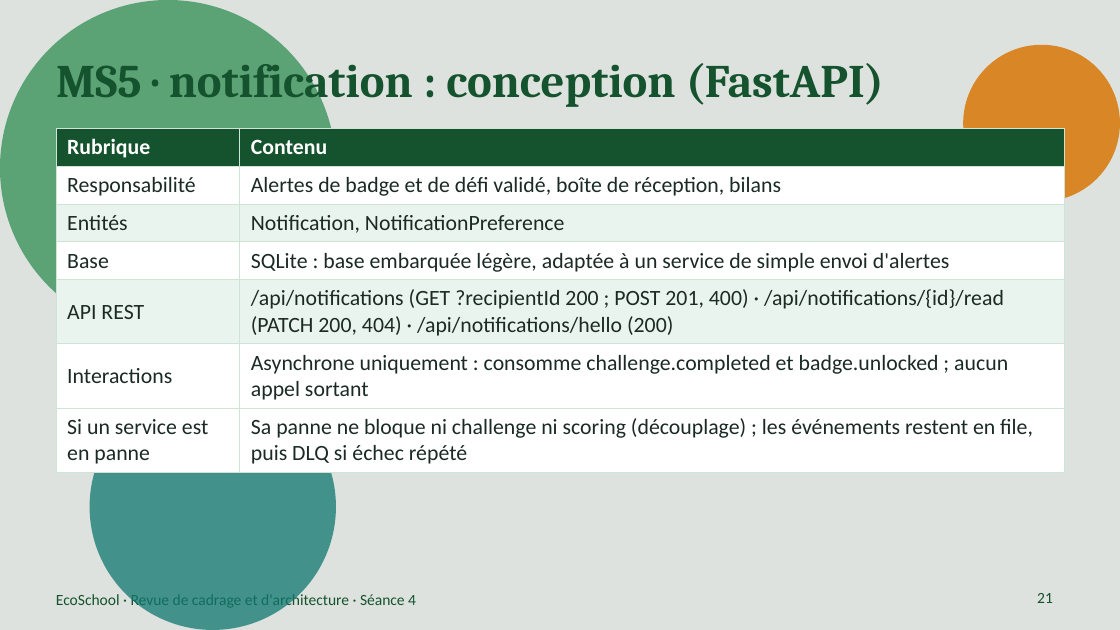
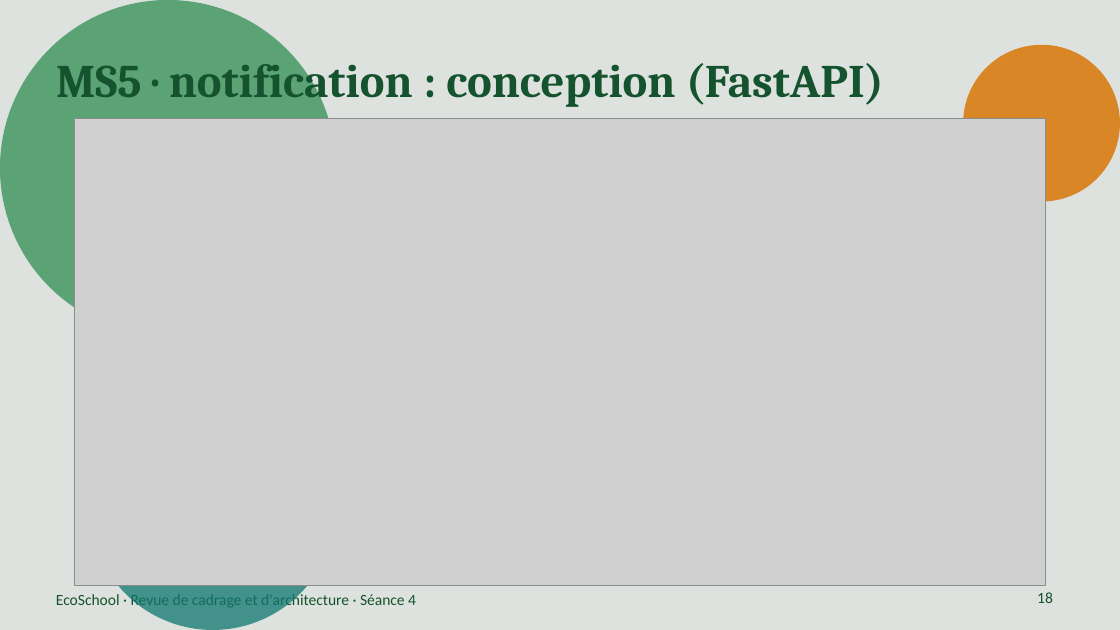
Before and after one commit to mustapha605/EcoSchool, a slide deck: slide 18 of Documentation/Presentation/EcoSchool_Presentation.pptx (slide 21 before the commit). Drawn at 1120x630 pixels with LibreOffice and Linux fonts; fonts in the diff are those of the drawing; grey boxes stand for pictures. Boxes give left, top, right and bottom in pixels: in the first picture for what was removed or moved away, otherwise in the second. Text is boxed around its words. In the diff, an @@ line names an element or a change of style, - is before the commit and + after.

```diff
--- a/Documentation/Presentation/EcoSchool_Presentation.pptx
+++ b/Documentation/Presentation/EcoSchool_Presentation.pptx
@@ picture added at (74,119,1045,585) @@
@@ table removed at (56,129,1064,468), 7 rows, 2 columns @@
-Rubrique | Contenu
-Responsabilité | Alertes de badge et de défi validé, boîte de réception, bilans
-Entités | Notification, NotificationPreference
-Base | SQLite : base embarquée légère, adaptée à un service de simple envoi d'alertes
-API REST | /api/notifications (GET ?recipientId 200 ; POST 201, 400) · /api/notifications/{id}/read (PATCH 200, 404) · /api/notifications/hello (200)
-Interactions | Asynchrone uniquement : consomme challenge.completed et badge.unlocked ; aucun appel sortant
-Si un service est en panne | Sa panne ne bloque ni challenge ni scoring (découplage) ; les événements restent en file, puis DLQ si échec répété
@@ page number at (1037,592,1053,603): text changed @@
-21
+18
```
Also in this commit, not shown: 13 other slides changed, 3 slides removed.
